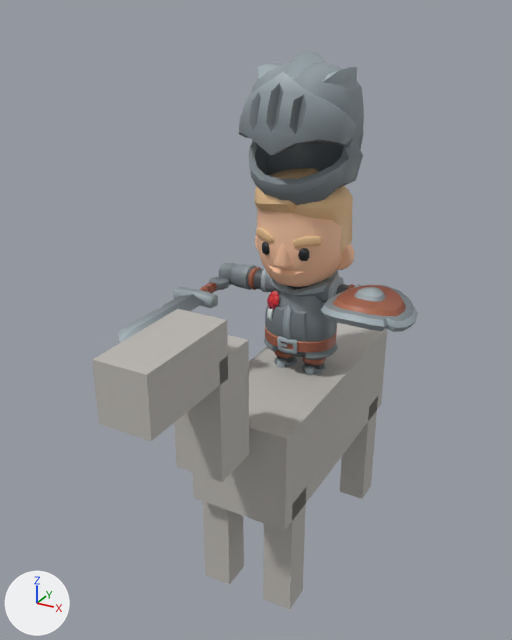
A saved change to the glTF model csharp/Unciv.Godot/Packs/units/models/unit/Naresuan's Elephant.glb.
Rendered twice from a camera (50 mm lens) standing at (0.622, -1.342, 1.231) and looking at (-0.036, -0.145, 0.633). The lights are fixed; the arrows at lower left show +X, +Y and +Z. The older version comes first. Where no turn or scale is listed for an object, it has been applied to the vertices. Vertices at exactly the same position are counted once.

The older version as bpy lines, for what is in view:
```python
ob_horsemesh = bpy.data.objects.new('HorseMesh', me_horse)
ob_horsemesh.location = (0.0, 0.0, 0.0)
ob_knight_armleft = bpy.data.objects.new('Knight_ArmLeft', me_cube_125)
ob_knight_armleft.location = (0.0, 0.0, 0.426)
ob_knight_armright = bpy.data.objects.new('Knight_ArmRight', me_cube_126)
ob_knight_armright.location = (0.0, 0.0, 0.426)
ob_knight_body = bpy.data.objects.new('Knight_Body', me_prototypepete_body_020)
ob_knight_body.location = (0.0, 0.0, 0.426)
ob_knight_head = bpy.data.objects.new('Knight_Head', me_prototypepete_head_001)
ob_knight_head.location = (0.0, 0.0, 0.426)
ob_knight_helmet = bpy.data.objects.new('Knight_Helmet', me_cube_124)
ob_knight_helmet.location = (0.0, 0.0, 0.885)
ob_knight_legleft = bpy.data.objects.new('Knight_LegLeft', me_cube_128)
ob_knight_legleft.location = (0.0, 0.0, 0.426)
ob_knight_legright = bpy.data.objects.new('Knight_LegRight', me_cube_127)
ob_knight_legright.location = (0.0, 0.0, 0.426)
ob_round_shield = bpy.data.objects.new('Round_Shield', me_cylinder_010)
ob_round_shield.location = (0.191, -0.091, 0.686)
# also in view: '1H_Sword' at (-0.191, -0.208, 0.652)
```
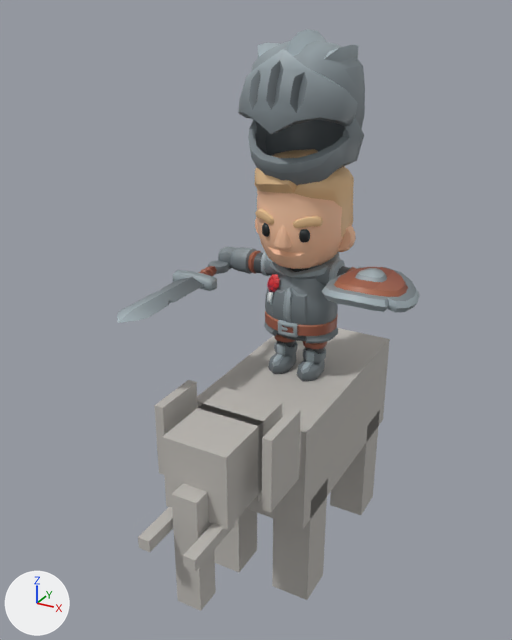
Patch to the scene script:
```diff
--- a/csharp/Unciv.Godot/Packs/units/models/unit/Naresuan's Elephant.glb.py
+++ b/csharp/Unciv.Godot/Packs/units/models/unit/Naresuan's Elephant.glb.py
@@ me_horse @@
-me_horse.from_pydata(...)  # 64 vertices, 96 faces; spans x -0.112..0.112, y -0.627..0.364, z 0.0..0.75
+me_horse.from_pydata(...)  # 104 vertices, 156 faces; spans x -0.134..0.134, y -0.544..0.292, z 0.0..0.525
+# me_horse part 1: a new loose piece, a box spanning x -0.134..0.134, y -0.248..0.248, z 0.228..0.465, in mat_horse (grey #bcb8b3)
+# me_horse part 2: a new loose piece, a box spanning x -0.069..0.069, y -0.327..-0.228, z 0.327..0.505, in mat_horse (grey #bcb8b3)
+# me_horse part 3: a new loose piece, a box spanning x -0.069..0.069, y -0.445..-0.307, z 0.347..0.505, in mat_horse (grey #bcb8b3)
+# me_horse part 4: a new loose piece, a box spanning x 0.037..0.062, y -0.544..-0.406, z 0.324..0.349, in mat_horse (grey #bcb8b3)
+# me_horse part 5: a new loose piece, a box spanning x -0.062..-0.037, y -0.544..-0.406, z 0.324..0.349, in mat_horse (grey #bcb8b3)
+# me_horse part 6: a new loose piece, a box spanning x -0.027..0.027, y -0.483..-0.428, z 0.158..0.416, in mat_horse (grey #bcb8b3)
+# me_horse part 7: a new loose piece, a box spanning x 0.109..0.129, y -0.386..-0.267, z 0.366..0.525, in mat_horse (grey #bcb8b3)
+# me_horse part 8: a new loose piece, a box spanning x -0.129..-0.109, y -0.386..-0.267, z 0.366..0.525, in mat_horse (grey #bcb8b3)
+# me_horse part 9: a new loose piece, a box spanning x 0.045..0.134, y -0.213..-0.124, z 0.0..0.277, in mat_horse (grey #bcb8b3)
+# me_horse part 10: a new loose piece, a box spanning x -0.134..-0.045, y -0.213..-0.124, z 0.0..0.277, in mat_horse (grey #bcb8b3)
+# me_horse part 11: a new loose piece, a box spanning x 0.045..0.134, y 0.124..0.213, z 0.0..0.277, in mat_horse (grey #bcb8b3)
+# me_horse part 12: the loose piece of 8 vertices spanning x -0.112..0.112, y -0.291..0.291, z 0.246..0.47 is deleted
+# me_horse part 13: the loose piece of 8 vertices spanning x 0.045..0.112, y -0.258..-0.19, z 0.0..0.291 is deleted
+# me_horse part 14: the loose piece of 8 vertices spanning x -0.05..0.05, y -0.431..-0.33, z 0.437..0.683 is deleted
+# me_horse part 15: the loose piece of 8 vertices spanning x -0.112..-0.045, y -0.258..-0.19, z 0.0..0.291 is deleted
+# me_horse part 16: the loose piece of 8 vertices spanning x -0.05..0.05, y -0.627..-0.403, z 0.638..0.75 is deleted
+# me_horse part 17: the loose piece of 8 vertices spanning x 0.045..0.112, y 0.19..0.258, z 0.0..0.291 is deleted
+# other edits to the shape of me_horse do not show in these pictures
 me_horse.materials.append(mat_horse)
@@ ob_knight_armleft @@
 ob_knight_armleft = bpy.data.objects.new('Knight_ArmLeft', me_cube_125)
-ob_knight_armleft.location = (0.0, 0.0, 0.426)
+ob_knight_armleft.location = (0.0, 0.0, 0.465)
@@ ob_knight_armright @@
 ob_knight_armright = bpy.data.objects.new('Knight_ArmRight', me_cube_126)
-ob_knight_armright.location = (0.0, 0.0, 0.426)
+ob_knight_armright.location = (0.0, 0.0, 0.465)
@@ ob_knight_body @@
 ob_knight_body = bpy.data.objects.new('Knight_Body', me_prototypepete_body_020)
-ob_knight_body.location = (0.0, 0.0, 0.426)
+ob_knight_body.location = (0.0, 0.0, 0.465)
@@ ob_knight_head @@
 ob_knight_head = bpy.data.objects.new('Knight_Head', me_prototypepete_head_001)
-ob_knight_head.location = (0.0, 0.0, 0.426)
+ob_knight_head.location = (0.0, 0.0, 0.465)
@@ ob_knight_legleft @@
 ob_knight_legleft = bpy.data.objects.new('Knight_LegLeft', me_cube_128)
-ob_knight_legleft.location = (0.0, 0.0, 0.426)
+ob_knight_legleft.location = (0.0, 0.0, 0.465)
@@ ob_knight_legright @@
 ob_knight_legright = bpy.data.objects.new('Knight_LegRight', me_cube_127)
-ob_knight_legright.location = (0.0, 0.0, 0.426)
+ob_knight_legright.location = (0.0, 0.0, 0.465)
@@ ob_round_shield @@
 ob_round_shield = bpy.data.objects.new('Round_Shield', me_cylinder_010)
-ob_round_shield.location = (0.191, -0.091, 0.686)
+ob_round_shield.location = (0.191, -0.091, 0.726)
@@ ob_1h_sword @@
 ob_1h_sword = bpy.data.objects.new('1H_Sword', me_cube_11839)
-ob_1h_sword.location = (-0.191, -0.095, 0.652)
+ob_1h_sword.location = (-0.191, -0.095, 0.692)
@@ ob_knight_helmet @@
 ob_knight_helmet = bpy.data.objects.new('Knight_Helmet', me_cube_124)
-ob_knight_helmet.location = (0.0, 0.0, 0.885)
+ob_knight_helmet.location = (0.0, 0.0, 0.925)
```

Pixel boxes (x1, y1, x2, y2) of what changed, in the pictures (512 x 640 px):
'HorseMesh', reshaped (15% narrower): before (92, 309, 387, 610); after (138, 328, 390, 611)
'Knight_Helmet', moved: before (238, 51, 364, 205); after (238, 29, 365, 185)
'Knight_Head', moved: before (255, 168, 355, 287); after (255, 149, 356, 269)
'Knight_Body', moved: before (264, 270, 339, 360); after (264, 252, 340, 343)
'Round_Shield', moved: before (321, 285, 418, 332); after (321, 267, 420, 313)
'1H_Sword', moved: before (118, 277, 230, 342); after (117, 261, 229, 323)
'Knight_ArmRight', moved: before (218, 263, 276, 293); after (218, 247, 277, 276)
'Knight_ArmLeft', moved: before (308, 277, 363, 303); after (309, 259, 363, 286)
'Knight_LegLeft', moved: before (302, 357, 326, 375); after (297, 341, 327, 382)
'Knight_LegRight', moved: before (274, 349, 297, 368); after (268, 333, 298, 374)
part 1 of me_horse, added: after (197, 328, 390, 529)
part 2 of me_horse, added: after (198, 387, 282, 502)
part 3 of me_horse, added: after (162, 404, 263, 529)
part 4 of me_horse, added: after (183, 522, 235, 571)
part 5 of me_horse, added: after (138, 507, 173, 552)
part 6 of me_horse, added: after (172, 484, 216, 611)
part 7 of me_horse, added: after (262, 408, 301, 512)
part 8 of me_horse, added: after (154, 380, 198, 475)
part 9 of me_horse, added: after (272, 479, 328, 600)
part 10 of me_horse, added: after (214, 509, 257, 572)
part 11 of me_horse, added: after (330, 410, 380, 515)
part 12 of me_horse, deleted: before (193, 323, 387, 531)
part 13 of me_horse, deleted: before (263, 489, 306, 610)
part 14 of me_horse, deleted: before (174, 335, 249, 482)
part 15 of me_horse, deleted: before (202, 501, 244, 585)
part 16 of me_horse, deleted: before (92, 309, 228, 441)
part 17 of me_horse, deleted: before (340, 396, 378, 499)
